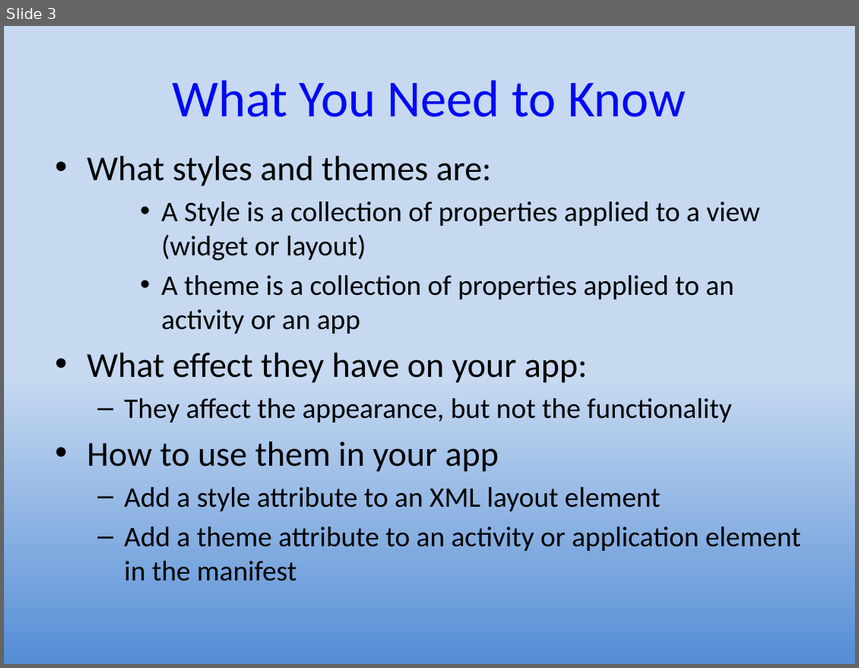
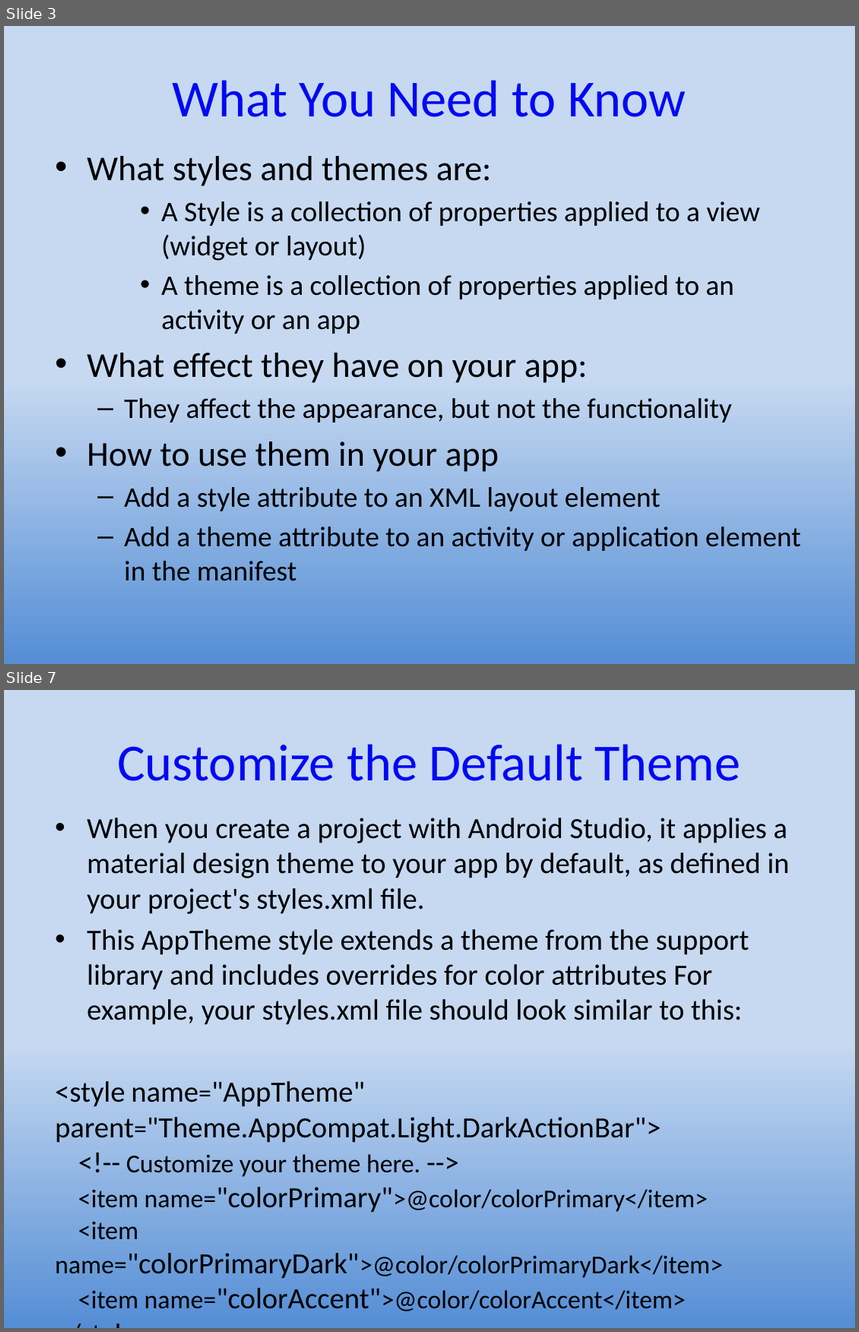
Before and after one commit to UO-CIS/CIS399Android-CourseMaterials, a slide deck: Notes and Slides/CIS399Wk2Day3a-Themes+Styles.pptx. Shown one above the other, each under a label of ours: slide 3 before the commit, slides 3 and 7 after it; the slides between them are not shown. The pictures are 859x668 and 859x1332 pixels, drawn with LibreOffice and Linux fonts; fonts in the diff are those of the drawing. Boxes give left, top, right and bottom in pixels: in the first picture for what was removed or moved away, otherwise in the second. Text is boxed around its words. In the diff, an @@ line names an element or a change of style, - is before the commit and + after.

```diff
--- a/Notes and Slides/CIS399Wk2Day3a-Themes+Styles.pptx
+++ b/Notes and Slides/CIS399Wk2Day3a-Themes+Styles.pptx
@@ slide 7 added at box(4, 690, 855, 1328), background gradient #C6D9F1 to #558ED5 @@
@@ title added at box(117, 744, 740, 781), 44 pt, text #0208F2 @@
+Customize the Default Theme
@@ text added at box(55, 818, 790, 1312), 24.8 pt, text #000000 @@
+• When you create a project with Android Studio, it applies a material design theme to your app by default, as defined in your project's styles.xml file.
+• This AppTheme style extends a theme from the support library and includes overrides for color attributes For example, your styles.xml file should look similar to this:
+<style name="AppTheme" parent="Theme.AppCompat.Light.DarkActionBar">
+<!-- Customize your theme here. -->
+<item name="colorPrimary">@color/colorPrimary</item>
+<item name="colorPrimaryDark">@color/colorPrimaryDark</item>
+<item name="colorAccent">@color/colorAccent</item>
+</style>
```
Also in this commit, not shown: 4 other slides added, 9 other files.
